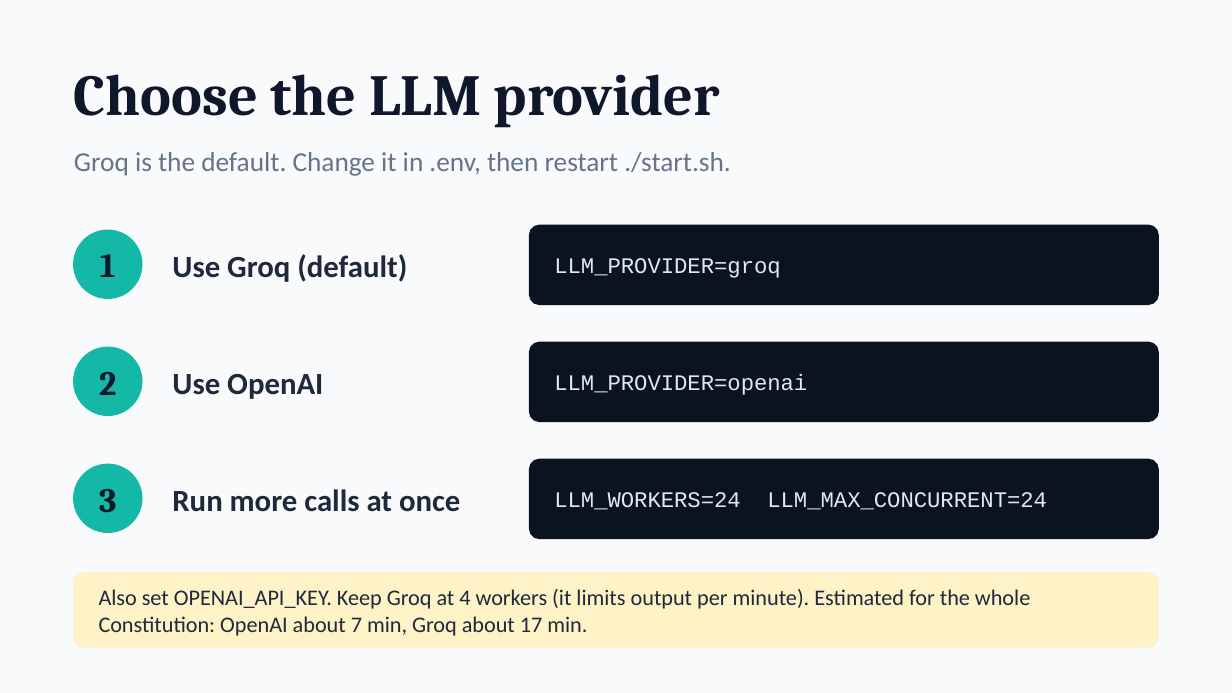
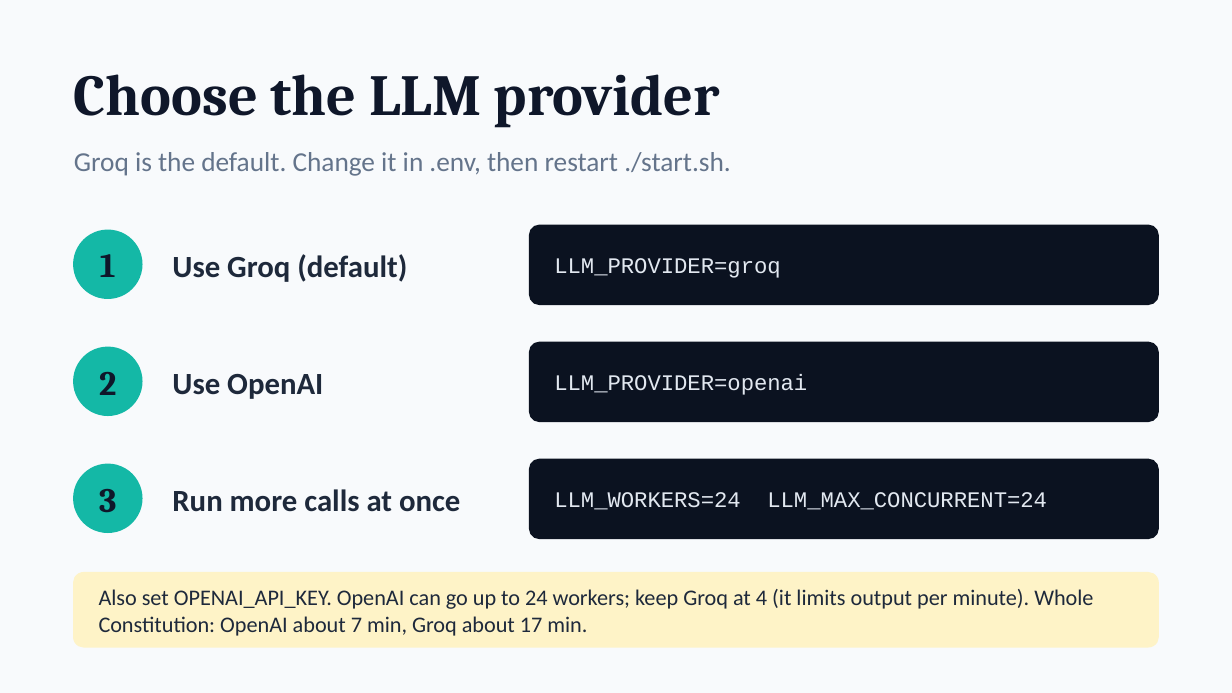
Before and after one commit to albertpinto/MLAI-UCB-Capstone, a slide deck: slide 4 of Capstone_Startup_Steps.pptx. Drawn at 1232x693 pixels with LibreOffice and Linux fonts; fonts in the diff are those of the drawing. Boxes give left, top, right and bottom in pixels: in the first picture for what was removed or moved away, otherwise in the second. Text is boxed around its words. In the diff, an @@ line names an element or a change of style, - is before the commit and + after.

Commit message:
State that OpenAI can use up to 24 workers in .env.example and the startup steps

```diff
--- a/Capstone_Startup_Steps.pptx
+++ b/Capstone_Startup_Steps.pptx
@@ text at (99,589,1093,636): text changed @@
-Also set OPENAI_API_KEY. Keep Groq at 4 workers (it limits output per minute). Estimated for the whole Constitution: OpenAI about 7 min, Groq about 17 min.
+Also set OPENAI_API_KEY. OpenAI can go up to 24 workers; keep Groq at 4 (it limits output per minute). Whole Constitution: OpenAI about 7 min, Groq about 17 min.
```
Also in this commit, not shown: 2 other files.
